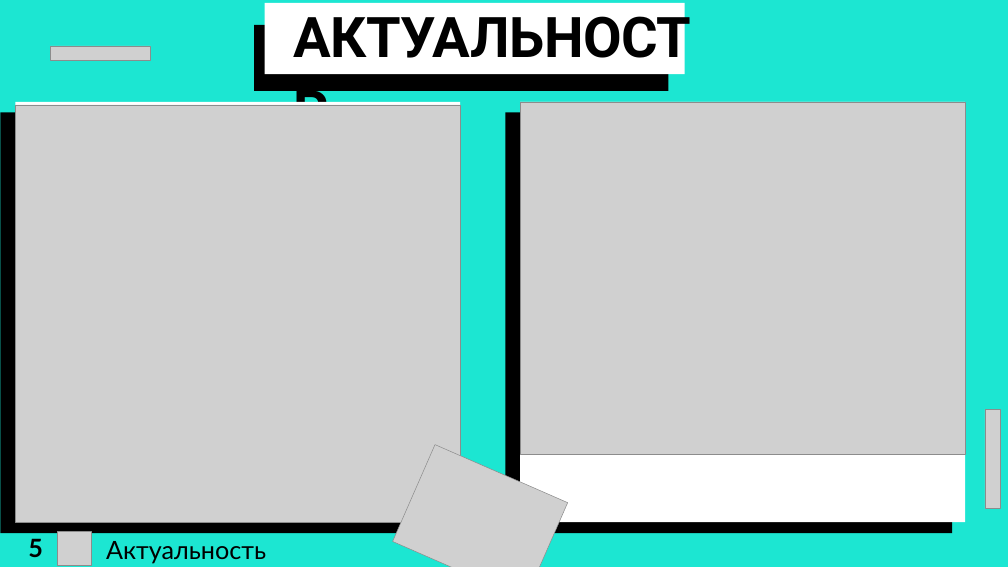
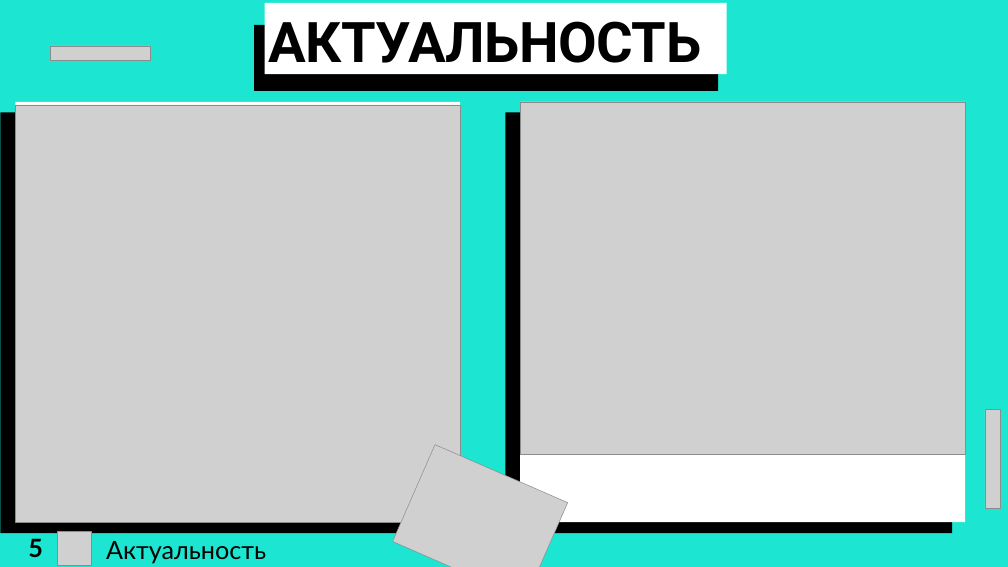
Before and after one commit to ESH-2035/Archipelago-2035, a slide deck: slide 5 of arch 2035.pptx. Drawn at 1008x567 pixels with LibreOffice and Linux fonts; fonts in the diff are those of the drawing; grey boxes stand for pictures. Boxes give left, top, right and bottom in pixels: in the first picture for what was removed or moved away, otherwise in the second. Text is boxed around its words. In the diff, an @@ line names an element or a change of style, - is before the commit and + after.

```diff
--- a/arch 2035.pptx
+++ b/arch 2035.pptx
@@ rectangle: place and size @@
-rectangle at (254,25,668,91)
+rectangle at (254,25,718,91)
@@ rectangle: place and size @@
-rectangle at (265,3,685,74)
+rectangle at (265,3,727,74)
@@ text "АКТУАЛЬНОСТЬ" rewrapped from (294,10,692,69) to (269,21,701,76) @@
```
Also in this commit, not shown: 2 other slides changed, 4 slides removed.
